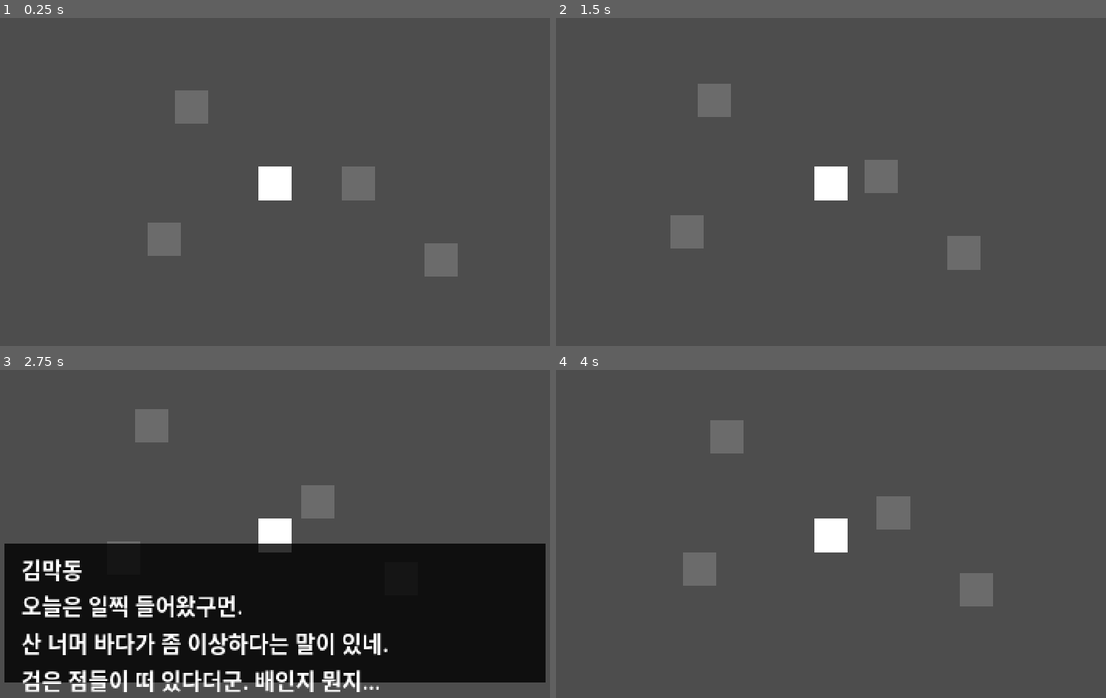
Above: before the commit, frames 1-4 (two rows, left to right).
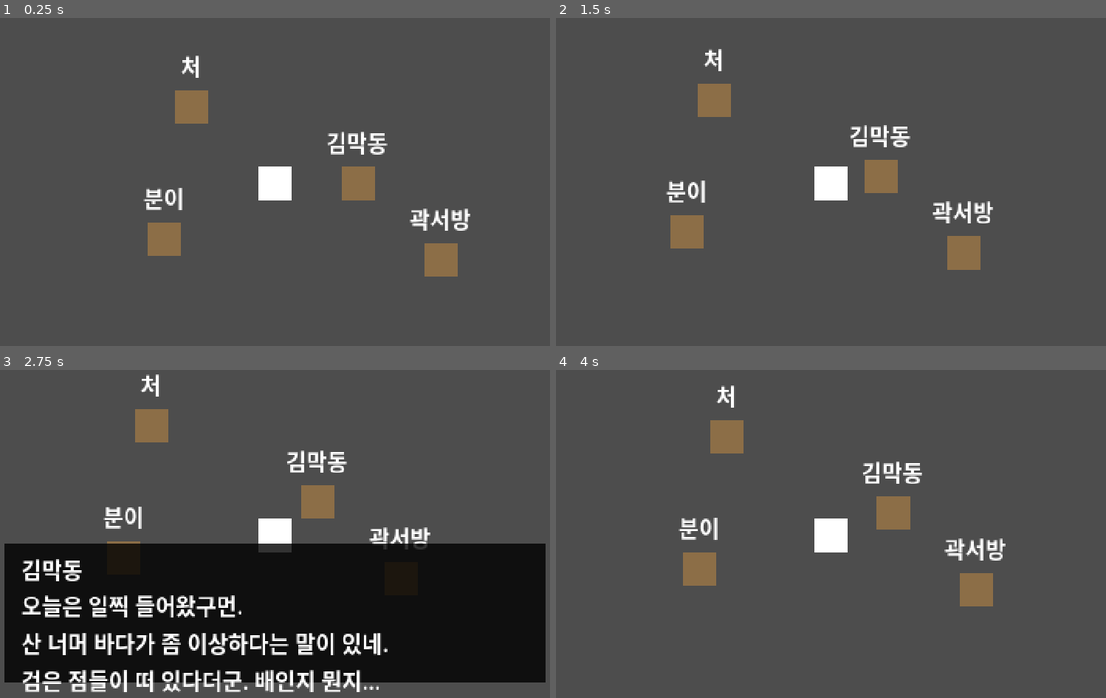
Above: after the commit, the same moments.

Repository: g23252a-svg/mumyeongrok
Game: Godot game, scene res://scenes/stages/test_room.tscn
Same seed, same stepped clock (60 frames per second), same inputs: the game is played once before the commit and once after it.
Inputs:
- Up to frame 1 (0.25 s): no input
- Up to frame 2 (1.5 s): tap Enter at 0.5 s; hold D 0.53-1.28 s; tap K (interact) at 0.6 s; tap Space at 0.77 s; hold S from 1.28 s (still down); tap J (attack) at 1.35 s
- Up to frame 3 (2.75 s): tap Space at 1.52 s; tap K (interact) at 1.55, 2.1 s; release S at 2.03 s; hold D from 2.03 s (still down)
- Up to frame 4 (4 s): tap Space at 2.75, 3.02, 3.77 s; release D at 2.78 s; hold W 2.78-3.53 s; tap E at 2.85 s; tap K (interact) at 3.05, 3.8 s; tap Enter at 3.5, 3.6 s; hold A from 3.53 s (still down)

The runs differ from the first frame. In frame 1, 3.6% of the frame differs, in the area x 26-86%, y 11-79%; in frame 2, 3.6%; in frame 3, 2.4%; in frame 4, 3.6%.

Commit message:
v0.1: add NPC name labels and interaction hints

Diff:
--- a/scenes/actors/npc.tscn
+++ b/scenes/actors/npc.tscn
@@ -26,3 +26,20 @@
 
 [node name="CollisionShape2D" type="CollisionShape2D" parent="InteractArea"]
 shape = SubResource("RectangleShape2D_gb2vq")
+
+[node name="NameLabel" type="Label" parent="."]
+offset_left = -30.0
+offset_top = -42.0
+offset_right = 30.0
+offset_bottom = -19.0
+text = "NPC"
+horizontal_alignment = 1
+
+[node name="InteractionHint" type="Label" parent="."]
+visible = false
+offset_left = -34.0
+offset_top = -62.0
+offset_right = 34.0
+offset_bottom = -39.0
+text = "[E] 대화"
+horizontal_alignment = 1
--- a/scripts/actors/npc.gd
+++ b/scripts/actors/npc.gd
@@ -10,6 +10,11 @@
 	"검은 점들이 떠 있다던데… 배인지, 새떼인지 모르겠구먼."
 ]
 
+@export var npc_color: Color = Color(0.55, 0.43, 0.28)
+
+@onready var sprite: ColorRect = get_node_or_null("Sprite") as ColorRect
+@onready var name_label: Label = get_node_or_null("NameLabel") as Label
+@onready var interaction_hint: Label = get_node_or_null("InteractionHint") as Label
 @onready var interact_area: Area2D = $InteractArea
 
 var player_in_range: bool = false
@@ -20,20 +25,41 @@
 
 func _ready() -> void:
 	add_to_group("npc")
+
+	if sprite != null:
+		sprite.color = npc_color
+
+	if name_label != null:
+		name_label.text = display_name
+		name_label.visible = true
+
+	if interaction_hint != null:
+		interaction_hint.text = "[E] 대화"
+		interaction_hint.visible = false
+
 	interact_area.body_entered.connect(_on_body_entered)
 	interact_area.body_exited.connect(_on_body_exited)
+
 	print("[NPC READY] ", display_name)
 
 
 func _on_body_entered(body: Node) -> void:
 	if body.is_in_group("player"):
 		player_in_range = true
+
+		if interaction_hint != null and not is_talking:
+			interaction_hint.visible = true
+
 		print("[NPC] ", display_name, " 근처에 Player 진입")
 
 
 func _on_body_exited(body: Node) -> void:
 	if body.is_in_group("player"):
 		player_in_range = false
+
+		if interaction_hint != null:
+			interaction_hint.visible = false
+
 		print("[NPC] ", display_name, " 근처에서 Player 이탈")
 
 
@@ -60,11 +86,18 @@
 func talk() -> void:
 	is_talking = true
 
+	if interaction_hint != null:
+		interaction_hint.visible = false
+
 	var dialogue_box = get_tree().get_first_node_in_group("dialogue_box")
 
 	if dialogue_box == null:
 		print("[ERROR] DialogueBox를 찾을 수 없음")
 		is_talking = false
+
+		if player_in_range and interaction_hint != null:
+			interaction_hint.visible = true
+
 		return
 
 	var player = get_tree().get_first_node_in_group("player")
@@ -82,3 +115,6 @@
 		has_talked = true
 
 	is_talking = false
+
+	if player_in_range and interaction_hint != null:
+		interaction_hint.visible = true
